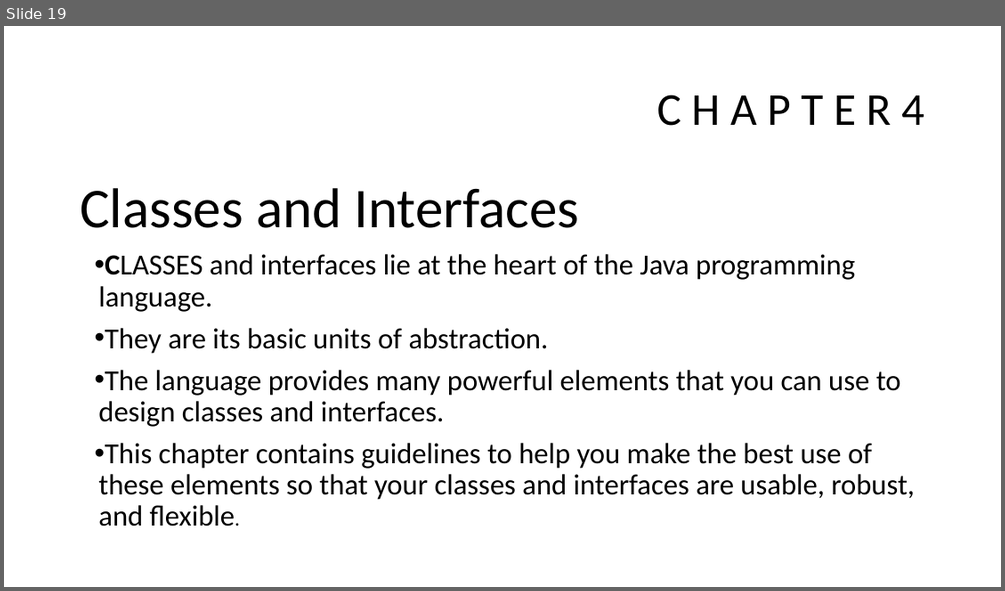
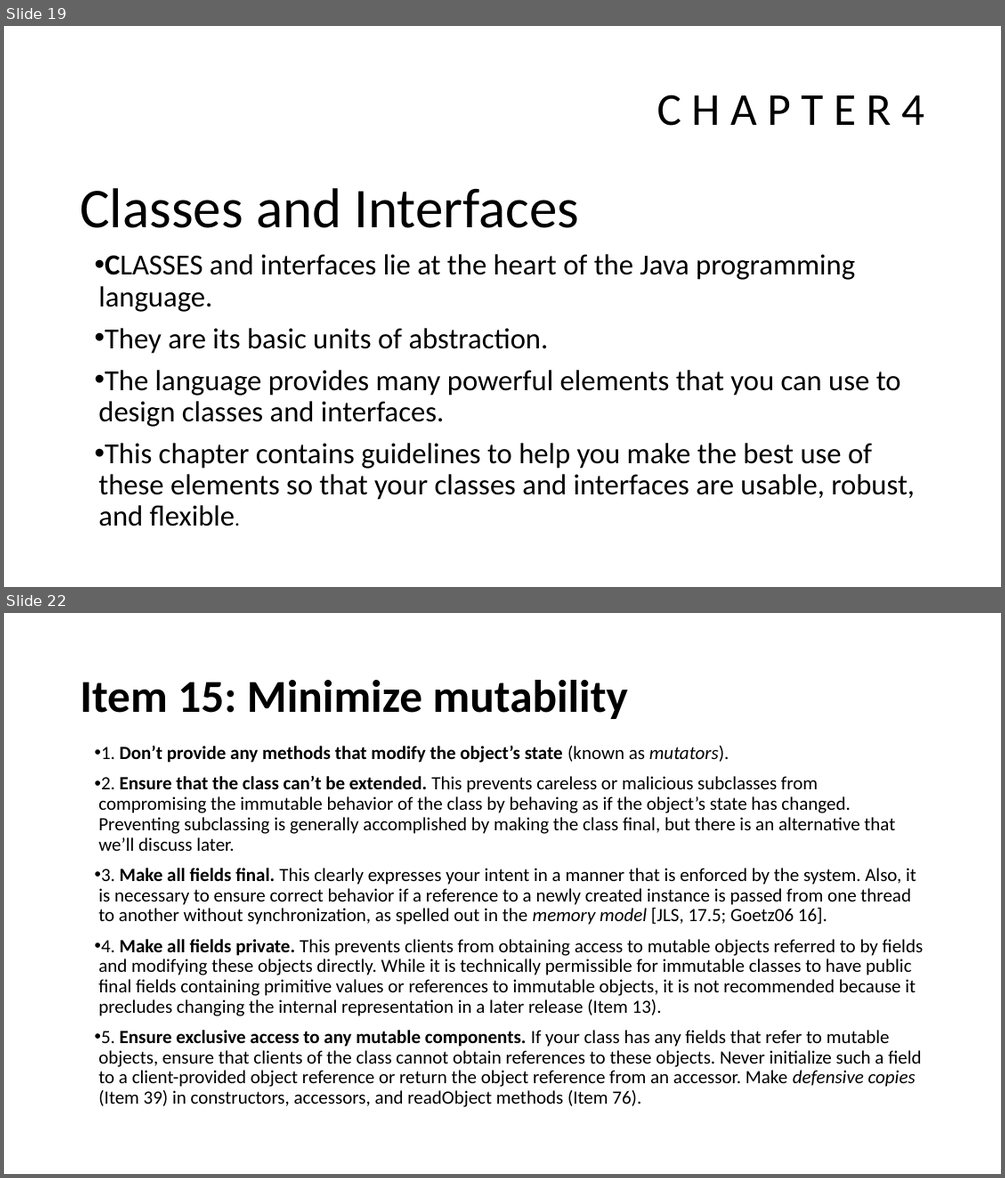
Before and after one commit to javamaster-llc/effective-java-examples-master, a slide deck: Study of Effective Java™.pptx. Shown one above the other, each under a label of ours: slide 19 before the commit, slides 19 and 22 after it; the slides between them are not shown. The pictures are 1005x591 and 1005x1178 pixels, drawn with LibreOffice and Linux fonts; fonts in the diff are those of the drawing. Boxes give left, top, right and bottom in pixels: in the first picture for what was removed or moved away, otherwise in the second. Text is boxed around its words. In the diff, an @@ line names an element or a change of style, - is before the commit and + after.

Commit message:
modified file

```diff
--- a/Study of Effective Java™.pptx
+++ b/Study of Effective Java™.pptx
@@ slide 22 added at bbox=[4, 613, 1001, 1174], background #FFFFFF @@
@@ title added at bbox=[80, 680, 628, 719], 44 pt, text #000000, bold @@
+Item 15: Minimize mutability
@@ text added at bbox=[98, 746, 923, 1107], 18 pt, text #000000 @@
+• 1. Don’t provide any methods that modify the object’s state (known as mutators).
+• 2. Ensure that the class can’t be extended. This prevents careless or malicious subclasses from compromising the immutable behavior of the class by behaving as if the object’s state has changed. Preventing subclassing is generally accomplished by making the class final, but there is an alternative that we’ll discuss later.
+• 3. Make all fields final. This clearly expresses your intent in a manner that is enforced by the system. Also, it is necessary to ensure correct behavior if a reference to a newly created instance is passed from one thread to another without synchronization, as spelled out in the memory model [JLS, 17.5; Goetz06 16].
+• 4. Make all fields private. This prevents clients from obtaining access to mutable objects referred to by fields and modifying these objects directly. While it is technically permissible for immutable classes to have public final fields containing primitive values or references to immutable objects, it is not recommended because it precludes changing the internal representation in a later release (Item 13).
+• 5. Ensure exclusive access to any mutable components. If your class has any fields that refer to mutable objects, ensure that clients of the class cannot obtain references to these objects. Never initialize such a field to a client-provided object reference or return the object reference from an accessor. Make defensive copies (Item 39) in constructors, accessors, and readObject methods (Item 76).
```
Also in this commit, not shown: 3 other slides added.
